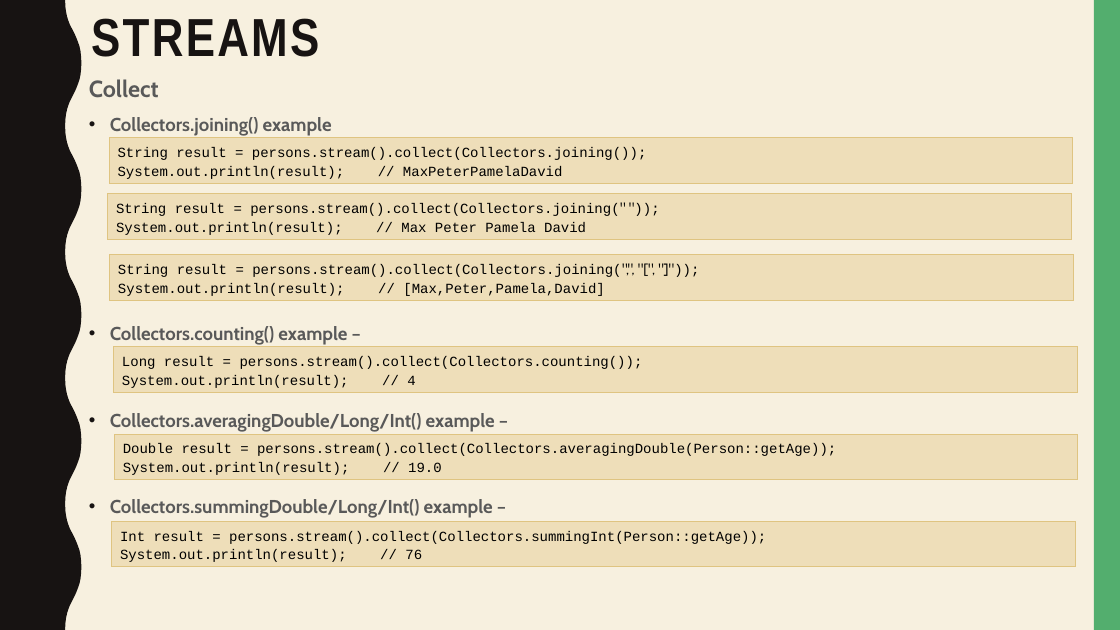
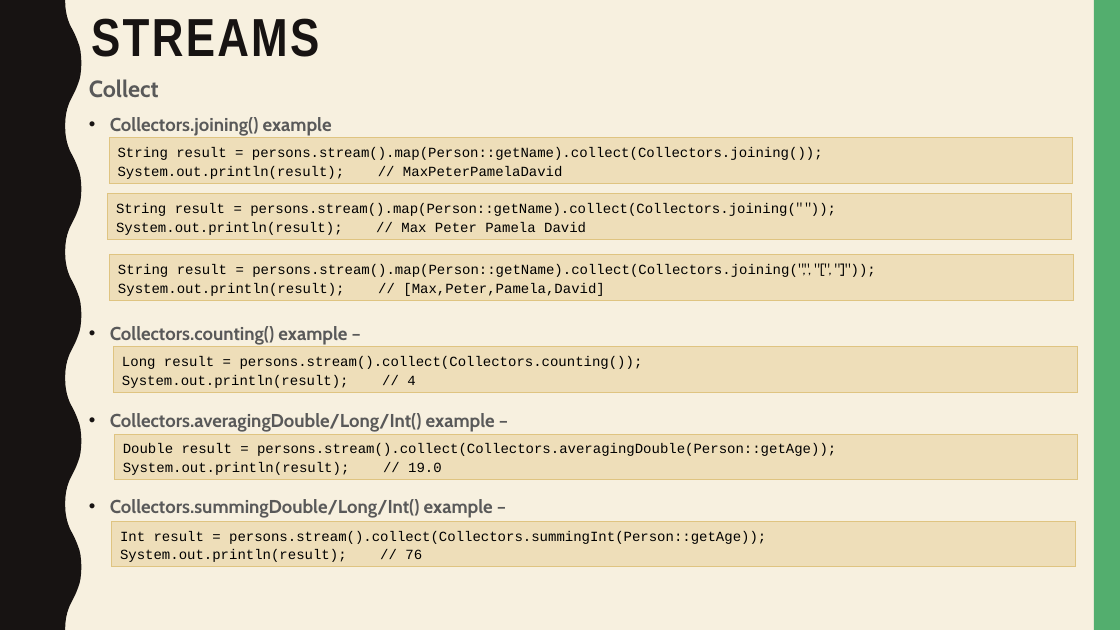
Before and after one commit to dpanjabi/java8features, a slide deck: slide 45 of resources/Java 8.pptx. Drawn at 1120x630 pixels with LibreOffice and Linux fonts; fonts in the diff are those of the drawing. Boxes give left, top, right and bottom in pixels: in the first picture for what was removed or moved away, otherwise in the second. Text is boxed around its words. In the diff, an @@ line names an element or a change of style, - is before the commit and + after.

Commit message:
1. PPT changes. 2. Custom Stream code.

```diff
--- a/resources/Java 8.pptx
+++ b/resources/Java 8.pptx
@@ text in rectangle at bbox=[118, 147, 823, 160]: text changed @@
-String result = persons.stream().collect(Collectors.joining());
+String result = persons.stream().map(Person::getName).collect(Collectors.joining());
@@ text in rectangle at bbox=[116, 203, 802, 216]: text changed @@
-String result = persons.stream().collect(Collectors.joining(" "));
+String result = persons.stream().map(Person::getName).collect(Collectors.joining(" "));
@@ text in rectangle at bbox=[118, 264, 811, 277]: text changed @@
-String result = persons.stream().collect(Collectors.joining(",", "[", "]"));
+String result = persons.stream().map(Person::getName).collect(Collectors.joining(",", "[", "]"));
```
Also in this commit, not shown: 1 other file.
